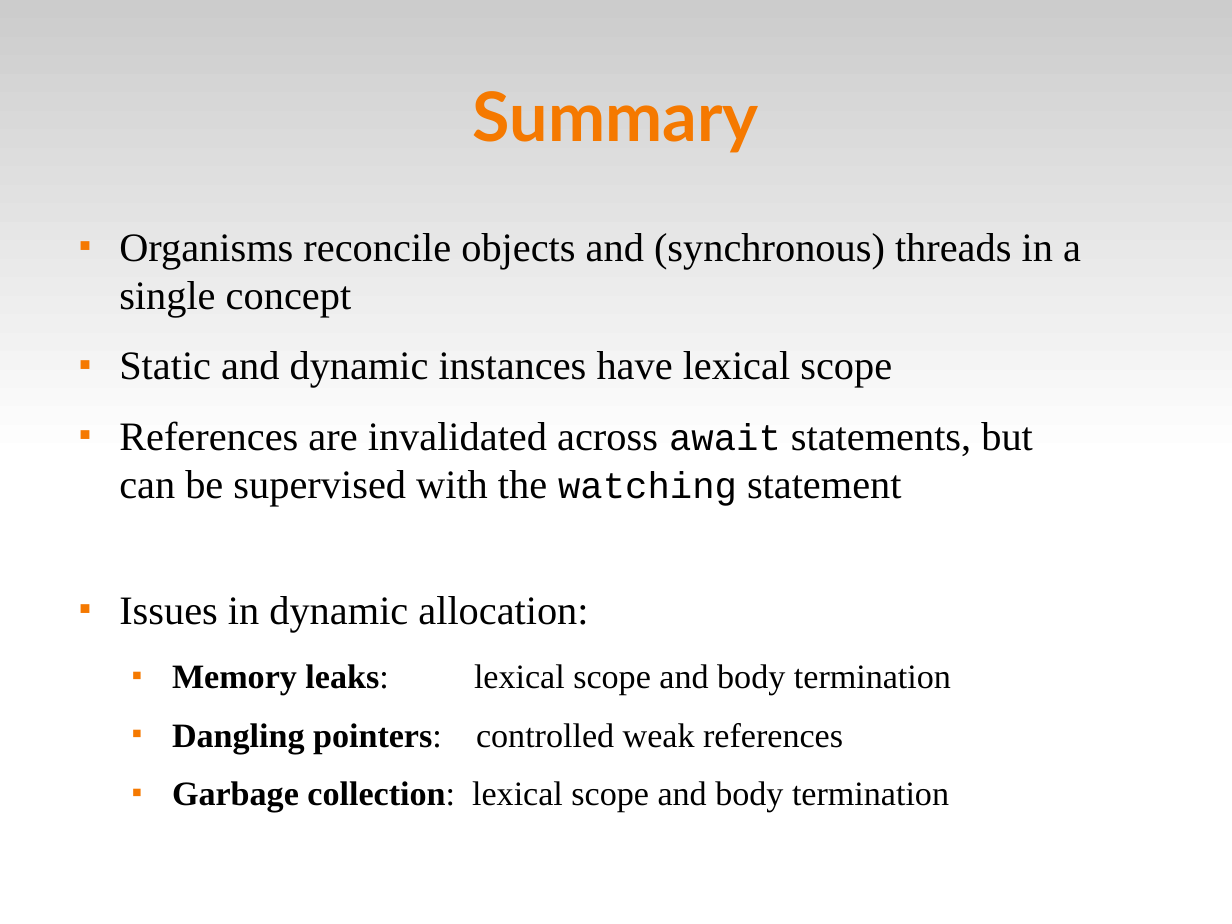
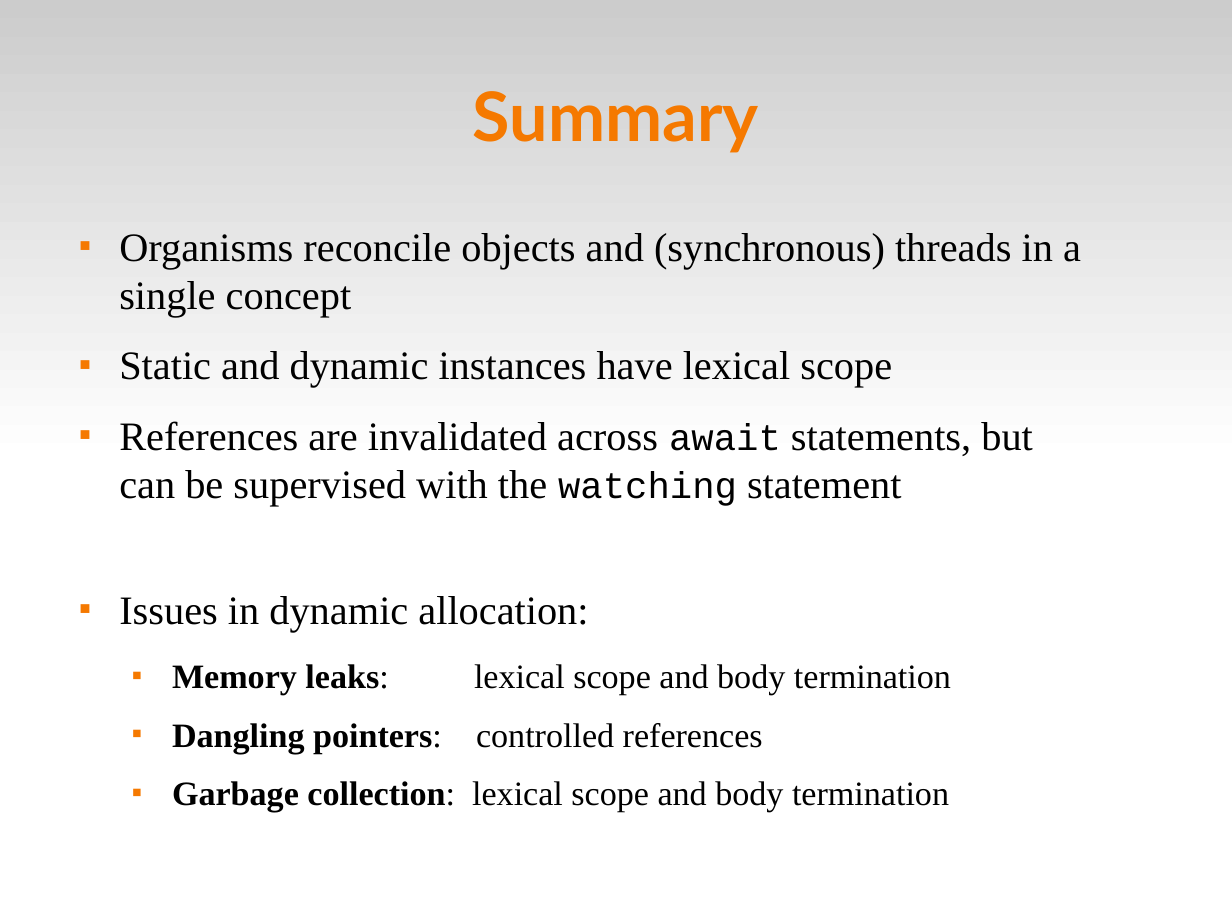
Before and after one commit to fsantanna-no/ceu-docs, a slide deck: slide 31 of ceu_stl.odp (slide 32 before the commit). Drawn at 1232x924 pixels with LibreOffice and Linux fonts; fonts in the diff are those of the drawing. Boxes give left, top, right and bottom in pixels: in the first picture for what was removed or moved away, otherwise in the second. Text is boxed around its words. In the diff, an @@ line names an element or a change of style, - is before the commit and + after.

```diff
--- a/ceu_stl.odp
+++ b/ceu_stl.odp
@@ text at bbox=[172, 723, 763, 754]: text changed @@
-  ■ Dangling pointers: controlled weak references
+  ■ Dangling pointers: controlled references
```
Also in this commit, not shown: 8 other slides changed, 2 slides added, 1 slide removed, 3 other files.
